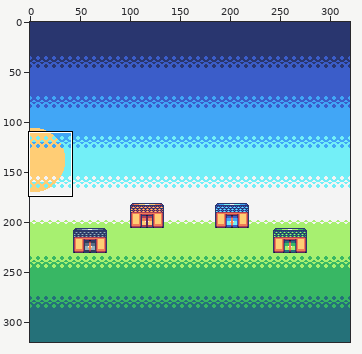
Edited in one commit: sprite sheet (MerchantsQuest/Assets/Sprites/titleScreen.png). Above, an overview of the earlier version with the close-up marked.
Close-up. Before the commit:
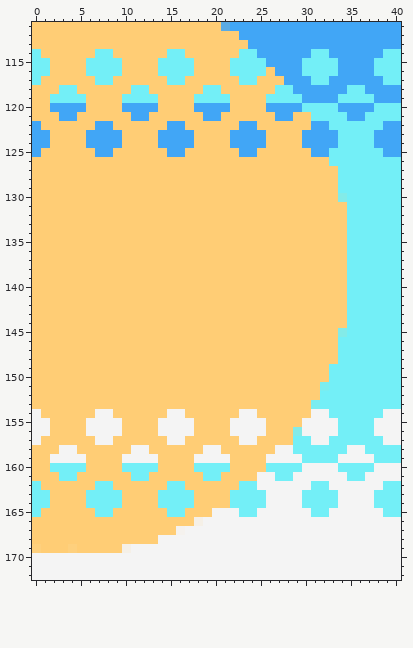
The file is 320x320 pixels. Colours within 5 levels of each other are drawn and written as one. Shown: x 0..40, y 111..172.
And afterwards:
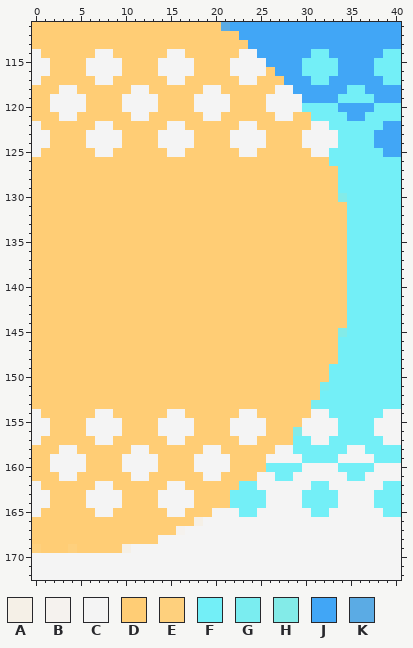
Palette (. is transparent): A #f5f0e7  B #f5f2ee  C #f4f4f4  D #ffcd75  E #fed07d  F #73eff7  G #7aedf0  H #83ebe8  J #41a6f6  K #5babe4
From old to new:
y 114: x 0 F -> C; x 7..8 FF -> CC; x 15..16 FF -> CC; x 23..24 FF -> CC
y 115..116: x 0..1 FF -> CC; x 6..9 FFFF -> CCCC; x 14..17 FFFF -> CCCC; x 22..25 FFFF -> CCCC
y 117: x 0 F -> C; x 7..8 FF -> CC; x 15..16 FF -> CC; x 23..24 FF -> CC
y 118: x 3..4 FF -> CC; x 11..12 FF -> CC; x 19..20 FF -> CC; x 27..28 FF -> CC
y 119: x 2..5 FFFF -> CCCC; x 10..13 FFFF -> CCCC; x 18..21 FFFF -> CCCC; x 26..29 FFFF -> CCCC
y 120: x 2..5 JJJJ -> CCCC; x 10..13 JJJJ -> CCCC; x 18..21 JJJJ -> CCCC; x 26..29 JJJJ -> CCCC
y 121: x 3..4 JJ -> CC; x 11..12 JJ -> CC; x 19..20 JJ -> CC; x 27..28 JJ -> CC
y 122: x 0 J -> C; x 7..8 JJ -> CC; x 15..16 JJ -> CC; x 23..24 JJ -> CC; x 31..32 JJ -> CC
y 123..124: x 0..1 JJ -> CC; x 6..9 JJJJ -> CCCC; x 14..17 JJJJ -> CCCC; x 22..25 JJJJ -> CCCC; x 30..33 JJJJ -> CCCC
y 125: x 0 J -> C; x 7..8 JJ -> CC; x 15..16 JJ -> CC; x 23..24 JJ -> CC; x 31..32 JJ -> CC
y 160: x 2..5 FFFF -> CCCC; x 10..13 FFFF -> CCCC; x 18..21 FFFF -> CCCC
y 161: x 3..4 FF -> CC; x 11..12 FF -> CC; x 19..20 FF -> CC
y 162: x 0 F -> C; x 7..8 FF -> CC; x 15..16 FF -> CC
y 163..164: x 0..1 FF -> CC; x 6..9 FFFF -> CCCC; x 14..17 FFFF -> CCCC
y 165: x 0 F -> C; x 7..8 FF -> CC; x 15..16 FF -> CC
Boxes around the changes in both close-ups, in picture pixels (x1, y1, x2, y2):
changed: (32, 49, 338, 157)
changed: (32, 463, 230, 517)
